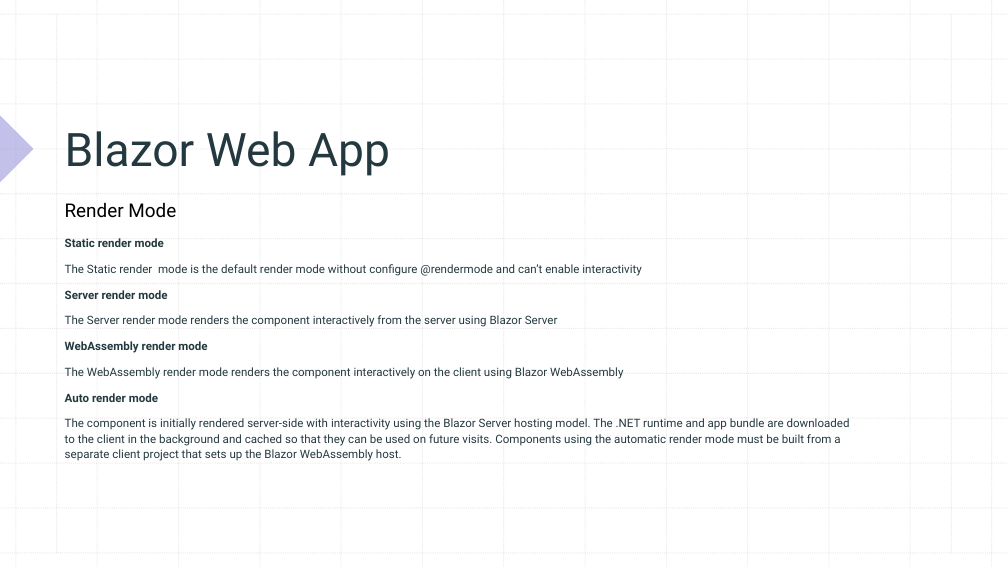
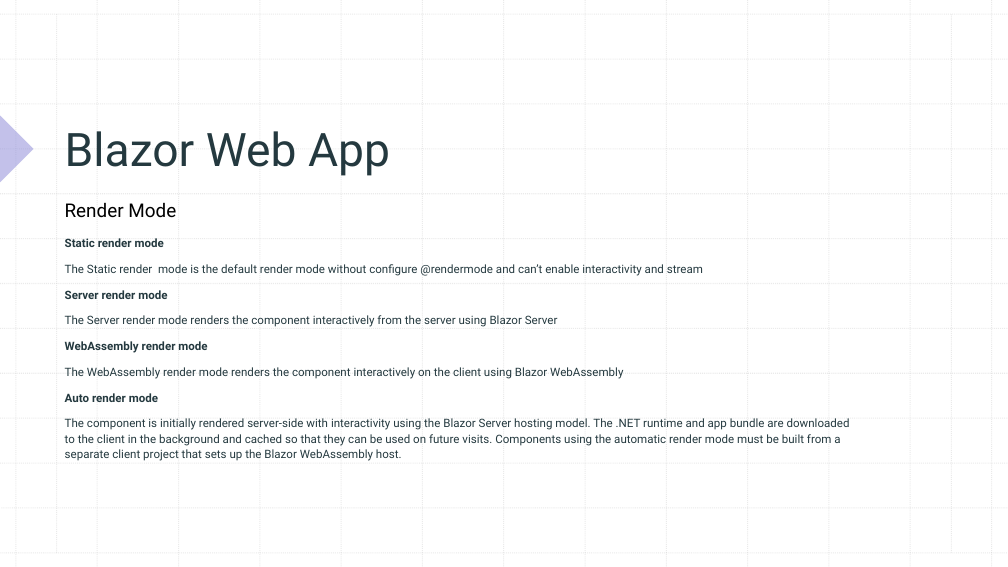
Before and after one commit to xccu/NetCore-Demo, a slide deck: slide 6 of Blazor in .net 8.pptx. Drawn at 1008x567 pixels with LibreOffice and Linux fonts; fonts in the diff are those of the drawing. Boxes give left, top, right and bottom in pixels: in the first picture for what was removed or moved away, otherwise in the second. Text is boxed around its words. In the diff, an @@ line names an element or a change of style, - is before the commit and + after.

```diff
--- a/Blazor in .net 8.pptx
+++ b/Blazor in .net 8.pptx
@@ text at (x1=65, y1=264, x2=703, y2=276): text changed @@
-The Static render mode is the default render mode without configure @rendermode and can’t enable interactivity
+The Static render mode is the default render mode without configure @rendermode and can’t enable interactivity and stream
```
Also in this commit, not shown: 7 other slides changed, 4 slides added, 1 slide removed, 26 other files.
